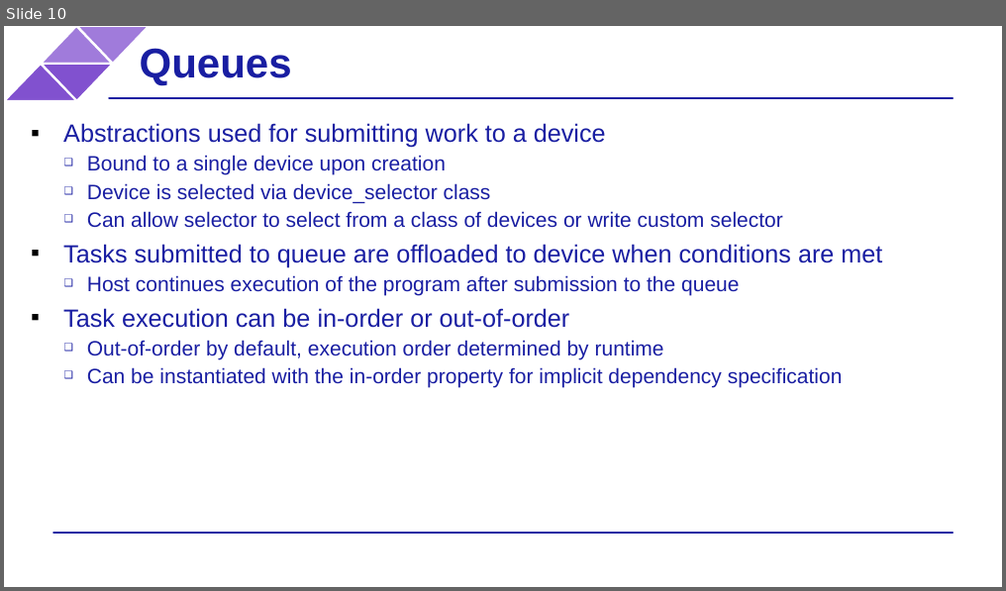
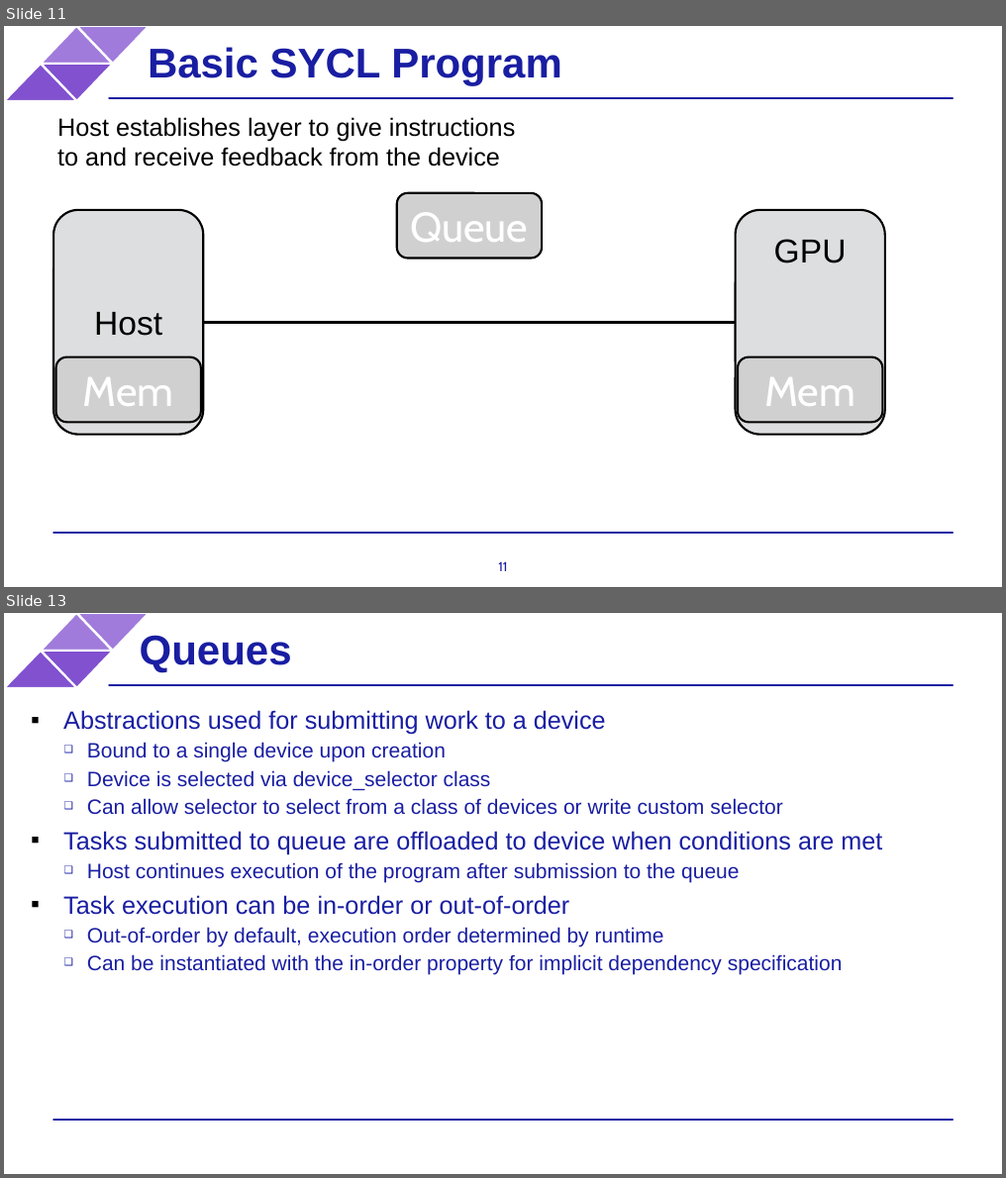
Before and after one commit to BenjaminMFindley/Reconfig-2-SYCL-DPCPP, a slide deck: Slides/SYCL intro.pptx. Shown one above the other, each under a label of ours: slide 10 before the commit, slides 11 and 13 after it; the slides between them are not shown. The pictures are 1006x591 and 1006x1178 pixels, drawn with LibreOffice and Linux fonts; fonts in the diff are those of the drawing; grey boxes stand for pictures; background and template pictures are left out. Boxes give left, top, right and bottom in pixels: in the first picture for what was removed or moved away, otherwise in the second. Text is boxed around its words. In the diff, an @@ line names an element or a change of style, - is before the commit and + after.

```diff
--- a/Slides/SYCL intro.pptx
+++ b/Slides/SYCL intro.pptx
@@ slide 11 added at (4, 26, 1002, 587), background #FFFFFF; not listed: 6 template elements that a slide beside it also shows @@
@@ title added at (148, 47, 562, 86), 40 pt, text #191EA2, bold @@
+Basic SYCL Program
@@ text added at (57, 117, 515, 167), 24 pt, text #000000 @@
+Host establishes layer to give instructions to and receive feedback from the device
@@ picture added at (397, 193, 543, 258), 40 pt, text #FFFFFF @@
+Queue
@@ rounded rectangle added at (54, 210, 203, 435), fill #DCDEE0, outline #000000 2 pt @@
@@ rounded rectangle added at (736, 210, 885, 435), fill #DCDEE0, outline #000000 2 pt @@
@@ text added at (774, 239, 846, 264), 32 pt, text #000000 @@
+GPU
@@ rounded rectangle added at (736, 267, 885, 378), fill #DCDEE0, outline #000000 2 pt @@
@@ text added at (94, 312, 162, 336), 32 pt, text #000000 @@
+Host
@@ line added from (203, 322) to (736, 322), #000000 3 pt @@
@@ text added at (736, 297, 885, 347), 32 pt, text #000000 @@
+GPU
@@ picture added at (55, 358, 201, 423), 40 pt, text #FFFFFF @@
+Mem
@@ picture added at (738, 358, 883, 423), 40 pt, text #FFFFFF @@
+Mem
@@ page number added at (498, 562, 507, 571), 12.7 pt, text #191EA2 @@
+11
@@ what was slide 10 is now slide 13 @@
```
Also in this commit, not shown: 2 slides changed, 2 other slides added.
